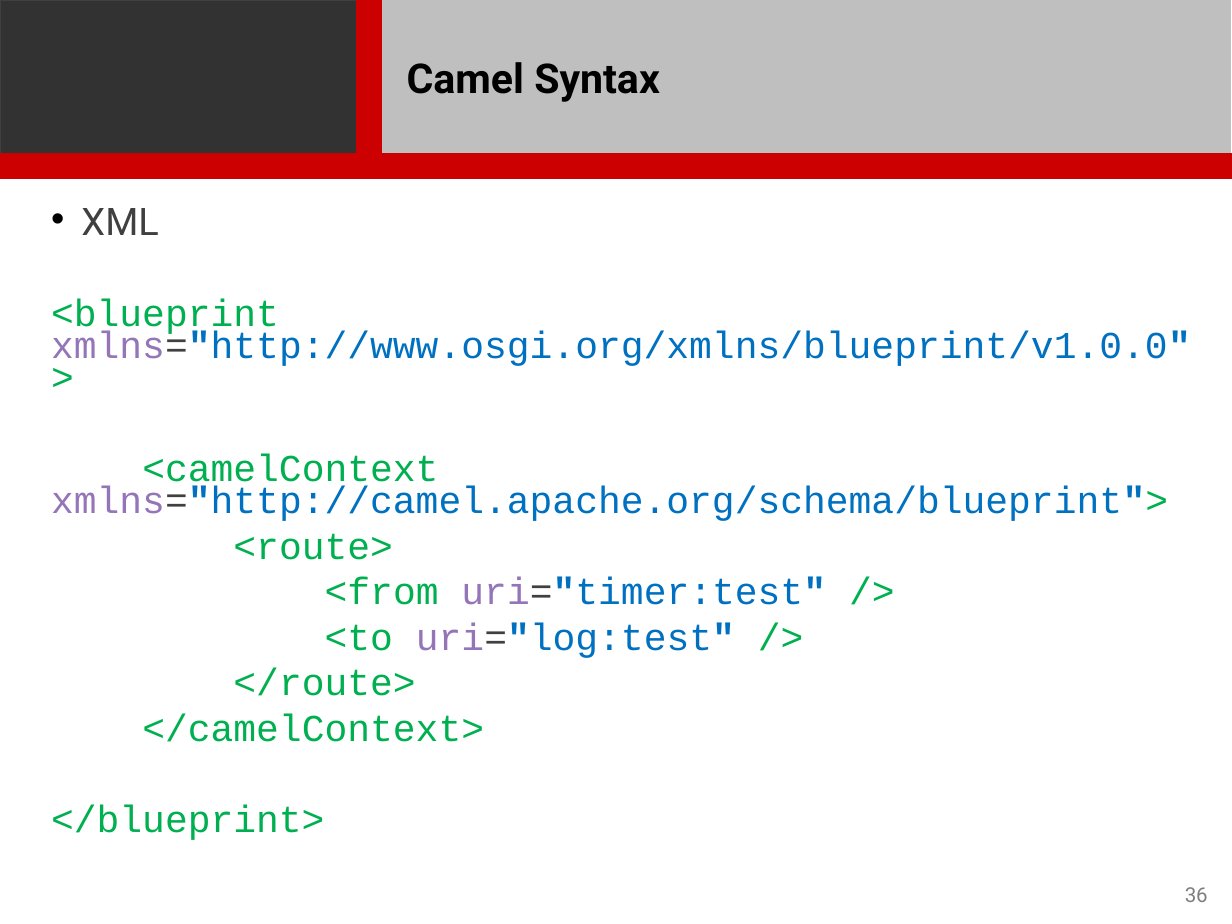
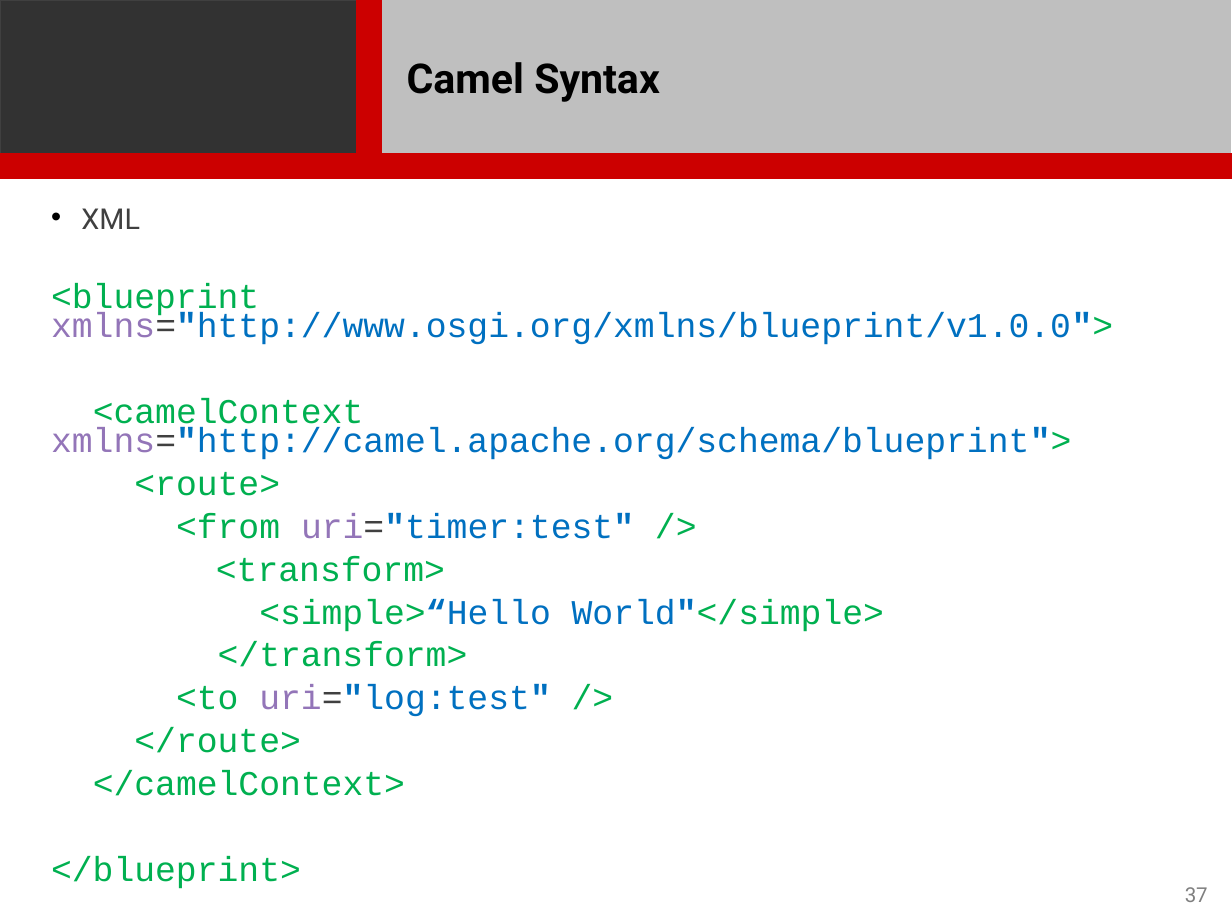
Before and after one commit to rstroop/nch-bootcamp, a slide deck: slide 37 of presentations/Fuse/Fuse.pptx (slide 36 before the commit). Drawn at 1232x924 pixels with LibreOffice and Linux fonts; fonts in the diff are those of the drawing; background and template pictures are left out. Boxes give left, top, right and bottom in pixels: in the first picture for what was removed or moved away, otherwise in the second. Text is boxed around its words. In the diff, an @@ line names an element or a change of style, - is before the commit and + after.

```diff
--- a/presentations/Fuse/Fuse.pptx
+++ b/presentations/Fuse/Fuse.pptx
@@ text at <box>51,208,1113,889</box>: size 22.2 to 16.8 pt in "XML"; size 22.2 to 20.3 pt in "<blueprint xmlns="http://www.osgi.org/xmlns/blueprint/v1.0.0 ...", "<camelContext xmlns="http://camel.apache.org/schema/blueprin ...", "<route>", "<from uri="timer:test" />" and 4 more places @@
@@ text at <box>216,556,884,667</box>: paragraphs added @@
+<transform>
+<simple>“Hello World"</simple>
+</transform>
@@ page number at <box>1185,887,1208,902</box>: text changed @@
-36
+37
```
Also in this commit, not shown: 7 other slides changed, 1 slide added.
